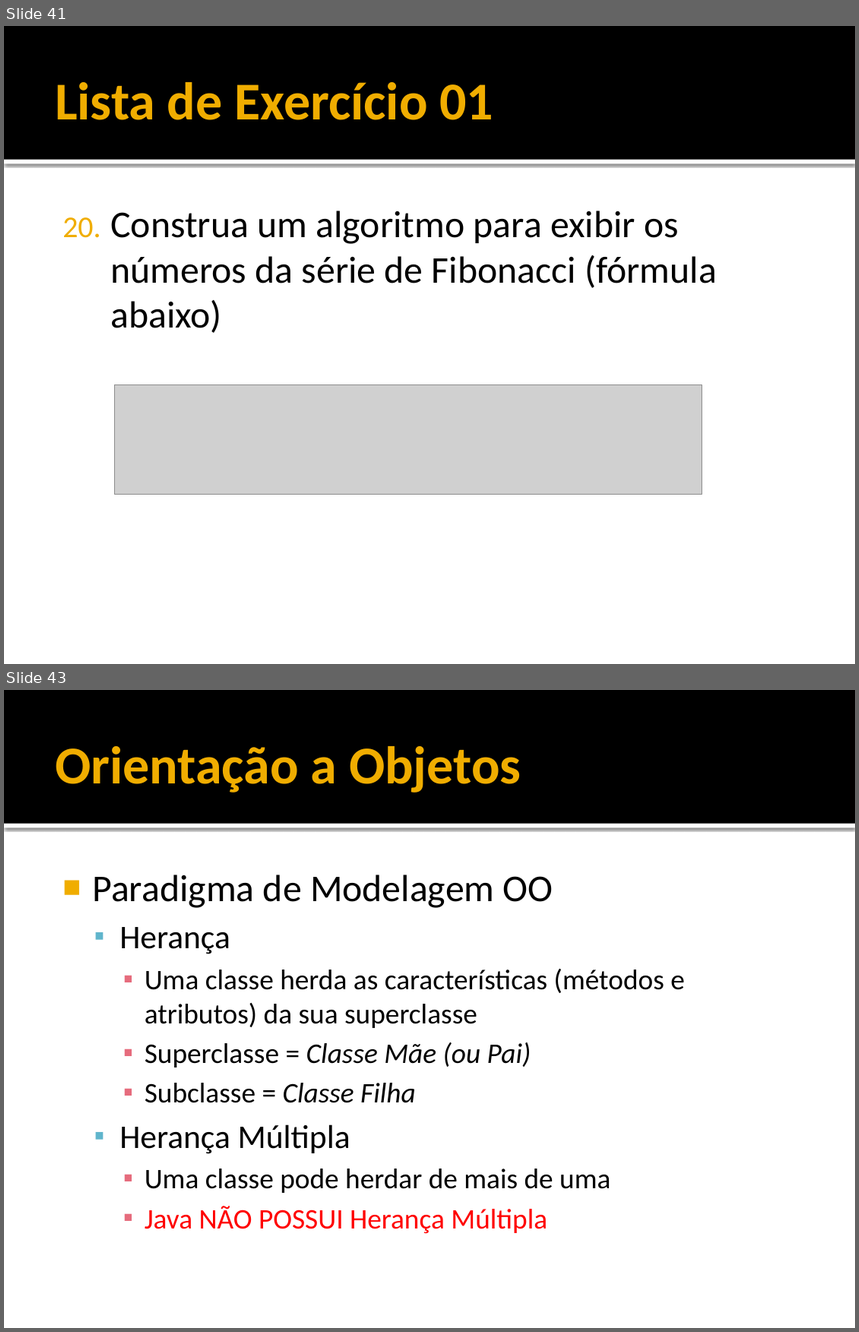
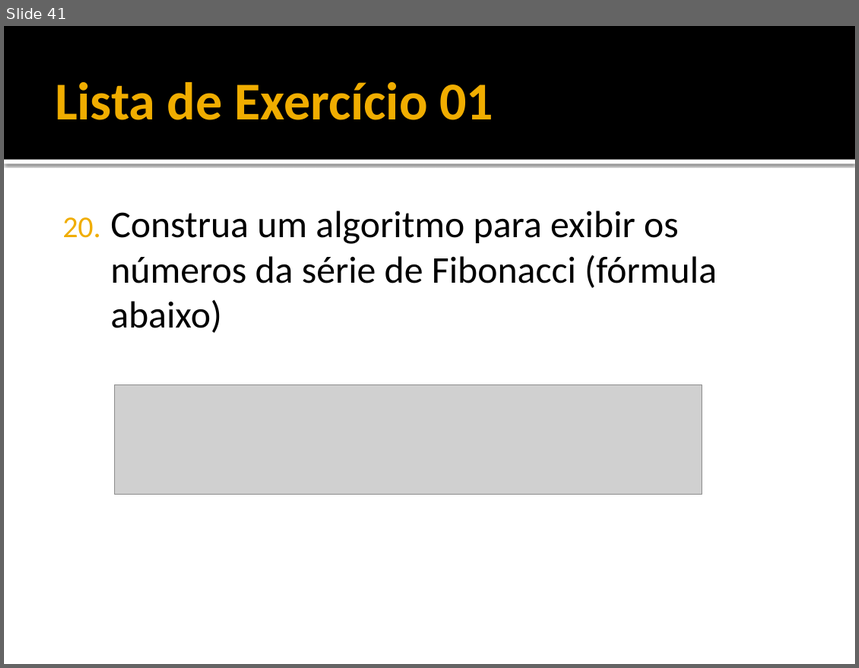
Before and after one commit to filosofisto/cpb-treinamento, a slide deck: Fundamentos/Fundamentos - Java Basico.pptx. Shown one above the other, each under a label of ours: slides 41 and 43 before the commit, slide 41 after it; the slides between them are not shown. The pictures are 859x1332 and 859x668 pixels, drawn with LibreOffice and Linux fonts; fonts in the diff are those of the drawing; grey boxes stand for pictures. Boxes give left, top, right and bottom in pixels: in the first picture for what was removed or moved away, otherwise in the second. Text is boxed around its words. In the diff, an @@ line names an element or a change of style, - is before the commit and + after.

Commit message:
Atualizacao PPT Fundamentos Java Basico
.

```diff
--- a/Fundamentos/Fundamentos - Java Basico.pptx
+++ b/Fundamentos/Fundamentos - Java Basico.pptx
@@ slide 43 removed at box(4, 690, 855, 1328), background #FFFFFF; not listed: 2 template elements that a slide beside it also shows @@
@@ title removed at box(55, 746, 522, 793) @@
-Orientação a Objetos
@@ text removed at box(92, 875, 685, 1234) @@
-■ Paradigma de Modelagem OO
-  ▪ Herança
-    ▪ Uma classe herda as características (métodos e atributos) da sua superclasse
-    ▪ Superclasse = Classe Mãe (ou Pai)
-    ▪ Subclasse = Classe Filha
-  ▪ Herança Múltipla
-    ▪ Uma classe pode herdar de mais de uma
-    ▪ Java NÃO POSSUI Herança Múltipla
```
Also in this commit, not shown: 6 other slides removed.
